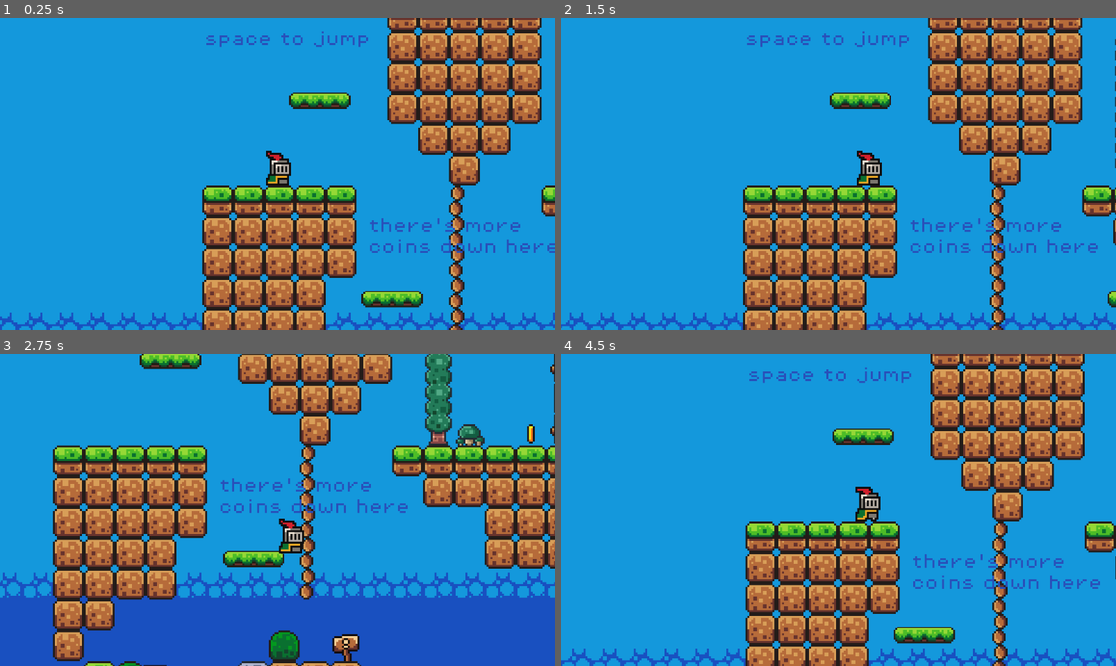
Above: before the commit, frames 1-4 (two rows, left to right).
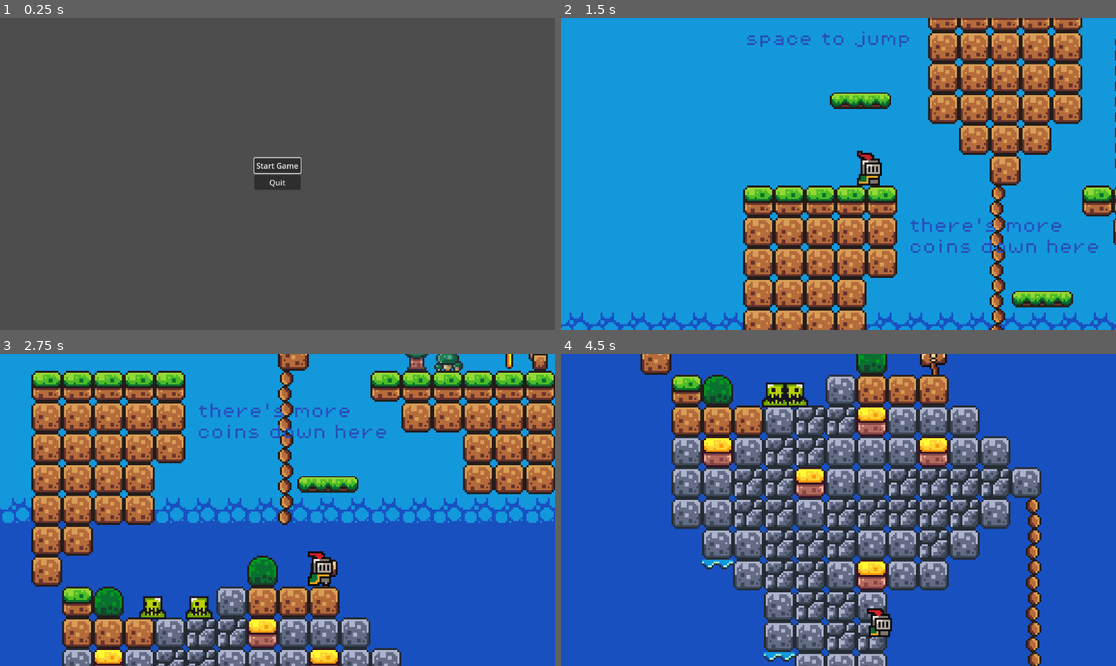
Above: after the commit, the same moments.

Repository: DavidNobela/Final-Project
Game: Godot game, scene res://scenes/start_menu.tscn
Two runs of this game, one before a commit and one after it. Both use one fixed random seed, a clock stepped at 60 frames per second and the inputs below. Before the commit the project starts from res://scenes/game.tscn.
Inputs (mouse positions are in pixels of both pictures, inside the frame that each line leads up to):
- Up to frame 1 (0.25 s): no input
- Up to frame 2 (1.5 s): click (838, 164) at 0.5 s, where only the run after the commit has a clickable "Start Game"; hold Right (Move_right) from 1.28 s (still down)
- Up to frame 3 (2.75 s): keep holding Right (Move_right); tap Space (Jump) at 1.52, 2.27 s
- Up to frame 4 (4.5 s): release Right (Move_right) at 2.78 s; hold Left (Move_left) 2.78-3.53 s; hold Right (Move_right) from 3.53 s (still down); tap Space (Jump) at 3.77 s

The runs differ from the first frame. In frame 1, 100% of the frame differs, in the area x 0-100%, y 0-100%; in frame 2, 0.6%; in frame 3, 69%; in frame 4, 98%.

Commit message:
StartMenu

Diff:
--- a/project.godot
+++ b/project.godot
@@ -11,7 +11,7 @@
 [application]
 
 config/name="Final Project"
-run/main_scene="res://scenes/game.tscn"
+run/main_scene="res://scenes/start_menu.tscn"
 config/features=PackedStringArray("4.2", "Forward Plus")
 config/icon="res://icon.svg"
 
@@ -25,6 +25,46 @@
 
 [input]
 
+ui_accept={
+"deadzone": 0.5,
+"events": [Object(InputEventKey,"resource_local_to_scene":false,"resource_name":"","device":0,"window_id":0,"alt_pressed":false,"shift_pressed":false,"ctrl_pressed":false,"meta_pressed":false,"pressed":false,"keycode":4194309,"physical_keycode":0,"key_label":0,"unicode":0,"echo":false,"script":null)
+, Object(InputEventKey,"resource_local_to_scene":false,"resource_name":"","device":0,"window_id":0,"alt_pressed":false,"shift_pressed":false,"ctrl_pressed":false,"meta_pressed":false,"pressed":false,"keycode":4194310,"physical_keycode":0,"key_label":0,"unicode":0,"echo":false,"script":null)
+, Object(InputEventKey,"resource_local_to_scene":false,"resource_name":"","device":0,"window_id":0,"alt_pressed":false,"shift_pressed":false,"ctrl_pressed":false,"meta_pressed":false,"pressed":false,"keycode":32,"physical_keycode":0,"key_label":0,"unicode":32,"echo":false,"script":null)
+, Object(InputEventKey,"resource_local_to_scene":false,"resource_name":"","device":-1,"window_id":0,"alt_pressed":false,"shift_pressed":false,"ctrl_pressed":false,"meta_pressed":false,"pressed":false,"keycode":0,"physical_keycode":74,"key_label":0,"unicode":106,"echo":false,"script":null)
+]
+}
+ui_left={
+"deadzone": 0.5,
+"events": [Object(InputEventKey,"resource_local_to_scene":false,"resource_name":"","device":0,"window_id":0,"alt_pressed":false,"shift_pressed":false,"ctrl_pressed":false,"meta_pressed":false,"pressed":false,"keycode":4194319,"physical_keycode":0,"key_label":0,"unicode":0,"echo":false,"script":null)
+, Object(InputEventJoypadButton,"resource_local_to_scene":false,"resource_name":"","device":0,"button_index":13,"pressure":0.0,"pressed":false,"script":null)
+, Object(InputEventJoypadMotion,"resource_local_to_scene":false,"resource_name":"","device":0,"axis":0,"axis_value":-1.0,"script":null)
+, Object(InputEventKey,"resource_local_to_scene":false,"resource_name":"","device":-1,"window_id":0,"alt_pressed":false,"shift_pressed":false,"ctrl_pressed":false,"meta_pressed":false,"pressed":false,"keycode":0,"physical_keycode":65,"key_label":0,"unicode":97,"echo":false,"script":null)
+]
+}
+ui_right={
+"deadzone": 0.5,
+"events": [Object(InputEventKey,"resource_local_to_scene":false,"resource_name":"","device":0,"window_id":0,"alt_pressed":false,"shift_pressed":false,"ctrl_pressed":false,"meta_pressed":false,"pressed":false,"keycode":4194321,"physical_keycode":0,"key_label":0,"unicode":0,"echo":false,"script":null)
+, Object(InputEventJoypadButton,"resource_local_to_scene":false,"resource_name":"","device":0,"button_index":14,"pressure":0.0,"pressed":false,"script":null)
+, Object(InputEventJoypadMotion,"resource_local_to_scene":false,"resource_name":"","device":0,"axis":0,"axis_value":1.0,"script":null)
+, Object(InputEventKey,"resource_local_to_scene":false,"resource_name":"","device":-1,"window_id":0,"alt_pressed":false,"shift_pressed":false,"ctrl_pressed":false,"meta_pressed":false,"pressed":false,"keycode":0,"physical_keycode":68,"key_label":0,"unicode":100,"echo":false,"script":null)
+]
+}
+ui_up={
+"deadzone": 0.5,
+"events": [Object(InputEventKey,"resource_local_to_scene":false,"resource_name":"","device":0,"window_id":0,"alt_pressed":false,"shift_pressed":false,"ctrl_pressed":false,"meta_pressed":false,"pressed":false,"keycode":4194320,"physical_keycode":0,"key_label":0,"unicode":0,"echo":false,"script":null)
+, Object(InputEventJoypadButton,"resource_local_to_scene":false,"resource_name":"","device":0,"button_index":11,"pressure":0.0,"pressed":false,"script":null)
+, Object(InputEventJoypadMotion,"resource_local_to_scene":false,"resource_name":"","device":0,"axis":1,"axis_value":-1.0,"script":null)
+, Object(InputEventKey,"resource_local_to_scene":false,"resource_name":"","device":-1,"window_id":0,"alt_pressed":false,"shift_pressed":false,"ctrl_pressed":false,"meta_pressed":false,"pressed":false,"keycode":0,"physical_keycode":87,"key_label":0,"unicode":119,"echo":false,"script":null)
+]
+}
+ui_down={
+"deadzone": 0.5,
+"events": [Object(InputEventKey,"resource_local_to_scene":false,"resource_name":"","device":0,"window_id":0,"alt_pressed":false,"shift_pressed":false,"ctrl_pressed":false,"meta_pressed":false,"pressed":false,"keycode":4194322,"physical_keycode":0,"key_label":0,"unicode":0,"echo":false,"script":null)
+, Object(InputEventJoypadButton,"resource_local_to_scene":false,"resource_name":"","device":0,"button_index":12,"pressure":0.0,"pressed":false,"script":null)
+, Object(InputEventJoypadMotion,"resource_local_to_scene":false,"resource_name":"","device":0,"axis":1,"axis_value":1.0,"script":null)
+, Object(InputEventKey,"resource_local_to_scene":false,"resource_name":"","device":-1,"window_id":0,"alt_pressed":false,"shift_pressed":false,"ctrl_pressed":false,"meta_pressed":false,"pressed":false,"keycode":0,"physical_keycode":83,"key_label":0,"unicode":115,"echo":false,"script":null)
+]
+}
 Jump={
 "deadzone": 0.5,
 "events": [Object(InputEventKey,"resource_local_to_scene":false,"resource_name":"","device":-1,"window_id":0,"alt_pressed":false,"shift_pressed":false,"ctrl_pressed":false,"meta_pressed":false,"pressed":false,"keycode":0,"physical_keycode":32,"key_label":0,"unicode":32,"echo":false,"script":null)
--- a/scenes/coin.tscn
+++ b/scenes/coin.tscn
@@ -211,7 +211,6 @@
 
 [node name="PickupSound" type="AudioStreamPlayer2D" parent="."]
 stream = ExtResource("3_f04w5")
-bus = &"Sound Effects"
 
 [node name="AnimationPlayer" type="AnimationPlayer" parent="PickupSound"]
 libraries = {
--- /dev/null
+++ b/scenes/start_menu.tscn
@@ -0,0 +1,29 @@
+[gd_scene load_steps=2 format=3 uid="uid://dg1rl4q2b8m2n"]
+
+[ext_resource type="Script" path="res://scripts/start_menu.gd" id="1_jnywk"]
+
+[node name="StartMenu" type="CenterContainer"]
+anchors_preset = 15
+anchor_right = 1.0
+anchor_bottom = 1.0
+grow_horizontal = 2
+grow_vertical = 2
+size_flags_horizontal = 4
+size_flags_vertical = 4
+script = ExtResource("1_jnywk")
+
+[node name="VBoxContainer" type="VBoxContainer" parent="."]
+layout_mode = 2
+
+[node name="StartGameButton" type="Button" parent="VBoxContainer"]
+unique_name_in_owner = true
+layout_mode = 2
+text = "Start Game
+"
+
+[node name="QuitButtom" type="Button" parent="VBoxContainer"]
+layout_mode = 2
+text = "Quit"
+
+[connection signal="pressed" from="VBoxContainer/StartGameButton" to="." method="_on_start_game_button_pressed"]
+[connection signal="pressed" from="VBoxContainer/QuitButtom" to="." method="_on_quit_buttom_pressed"]
--- /dev/null
+++ b/scripts/start_menu.gd
@@ -0,0 +1,14 @@
+extends CenterContainer
+
+@onready var start_game_button = %StartGameButton
+
+
+func _ready():
+	start_game_button.grab_focus()
+
+func _on_start_game_button_pressed():
+	get_tree().change_scene_to_file("res://scenes/game.tscn")
+
+
+func _on_quit_buttom_pressed():
+	get_tree().quit()
